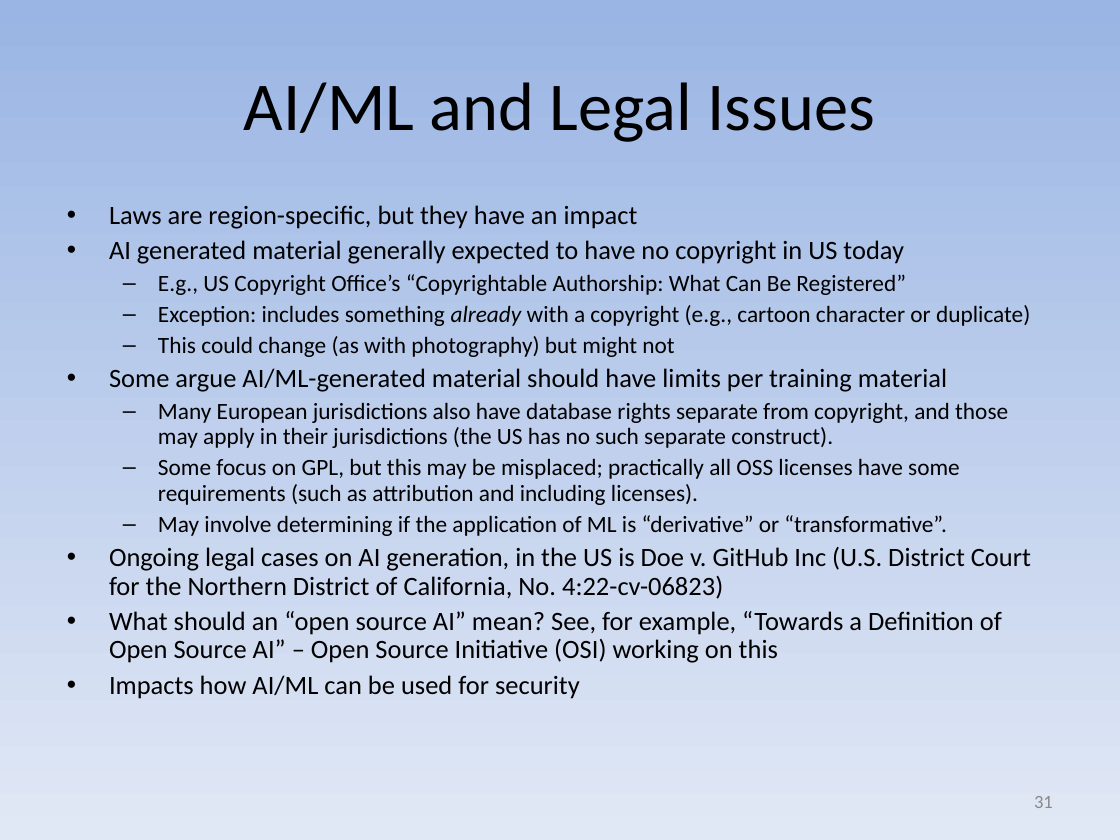
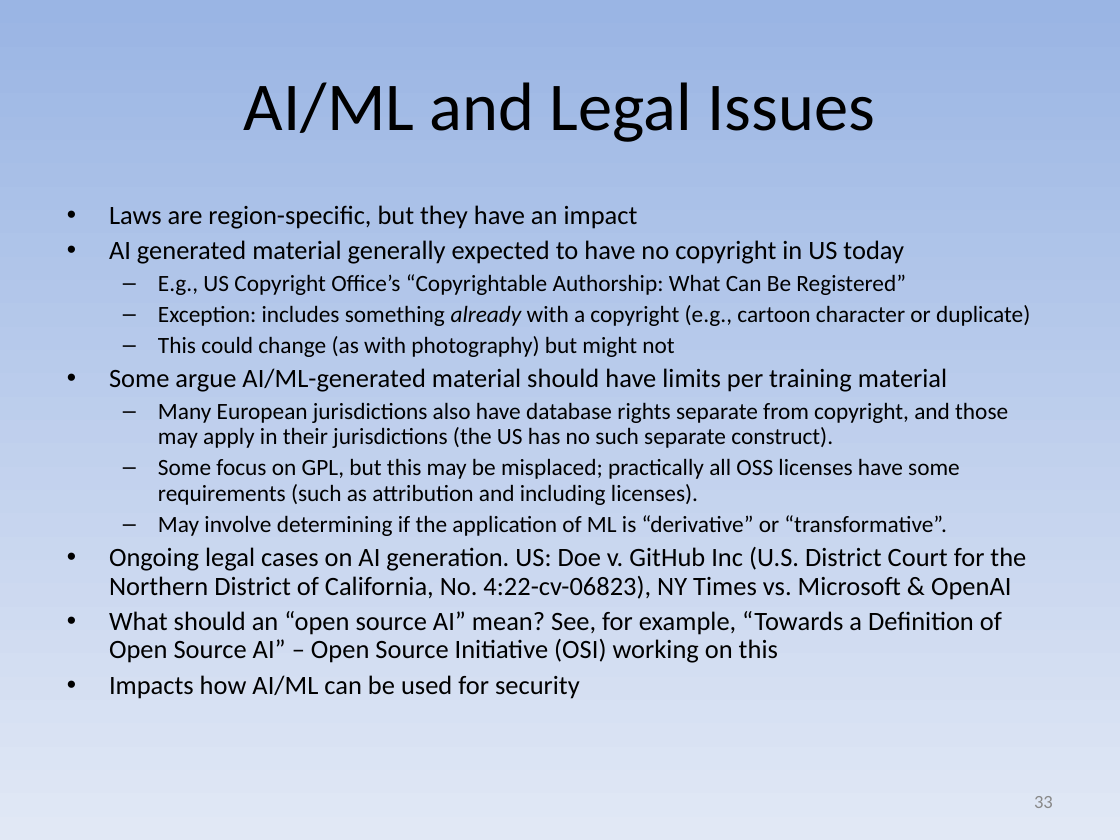
Before and after one commit to david-a-wheeler/david-a-wheeler.github.io, a slide deck: slide 33 of secure-class/presentations/AI-ML-Security.ppt (slide 31 before the commit). Drawn at 1120x840 pixels with LibreOffice and Linux fonts; fonts in the diff are those of the drawing. Boxes give left, top, right and bottom in pixels: in the first picture for what was removed or moved away, otherwise in the second. Text is boxed around its words. In the diff, an @@ line names an element or a change of style, - is before the commit and + after.

```diff
--- a/secure-class/presentations/AI-ML-Security.ppt
+++ b/secure-class/presentations/AI-ML-Security.ppt
@@ text at [109, 547, 1026, 600]: text changed @@
-• Ongoing legal cases on AI generation, in the US is Doe v. GitHub Inc (U.S. District Court for the Northern District of California, No. 4:22-cv-06823)
+• Ongoing legal cases on AI generation. US: Doe v. GitHub Inc (U.S. District Court for the Northern District of California, No. 4:22-cv-06823), NY Times vs. Microsoft & OpenAI
@@ page number at [1034, 796, 1053, 808]: text changed @@
-31
+33
```
Also in this commit, not shown: 11 other slides changed, 3 slides added.
